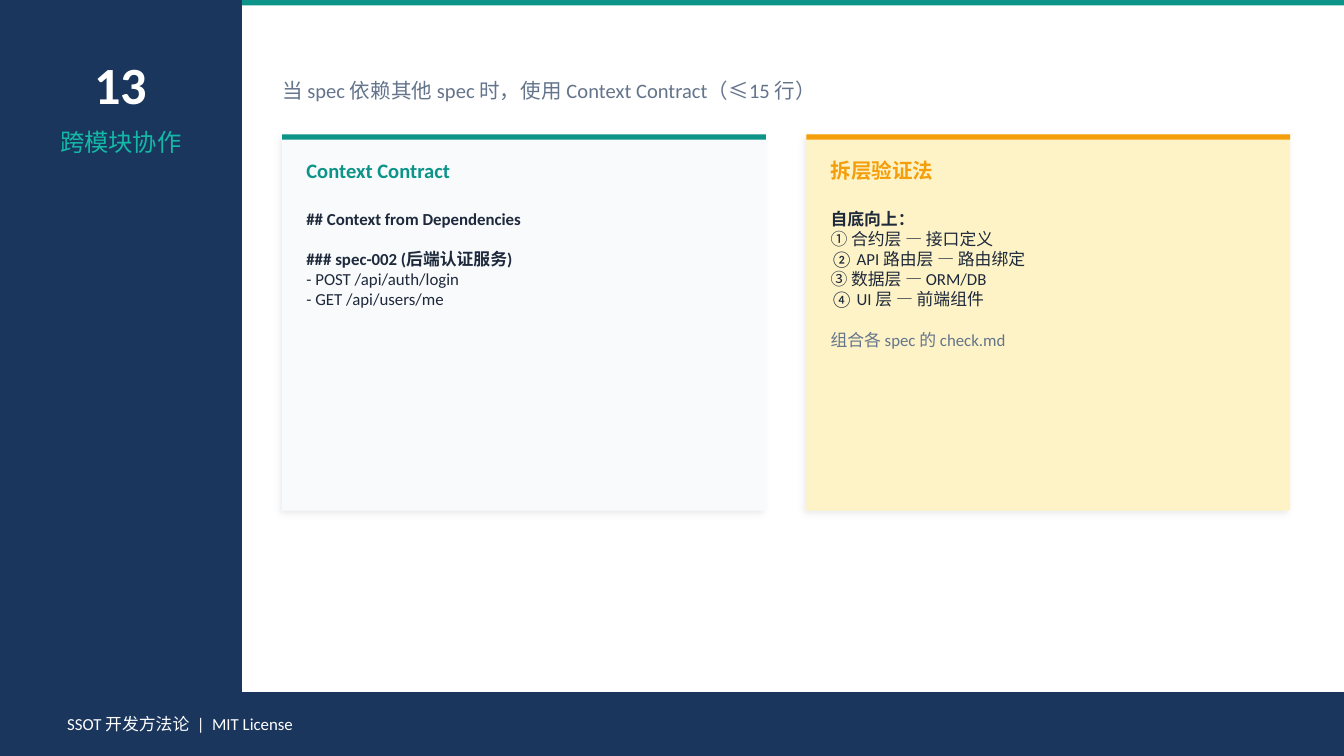
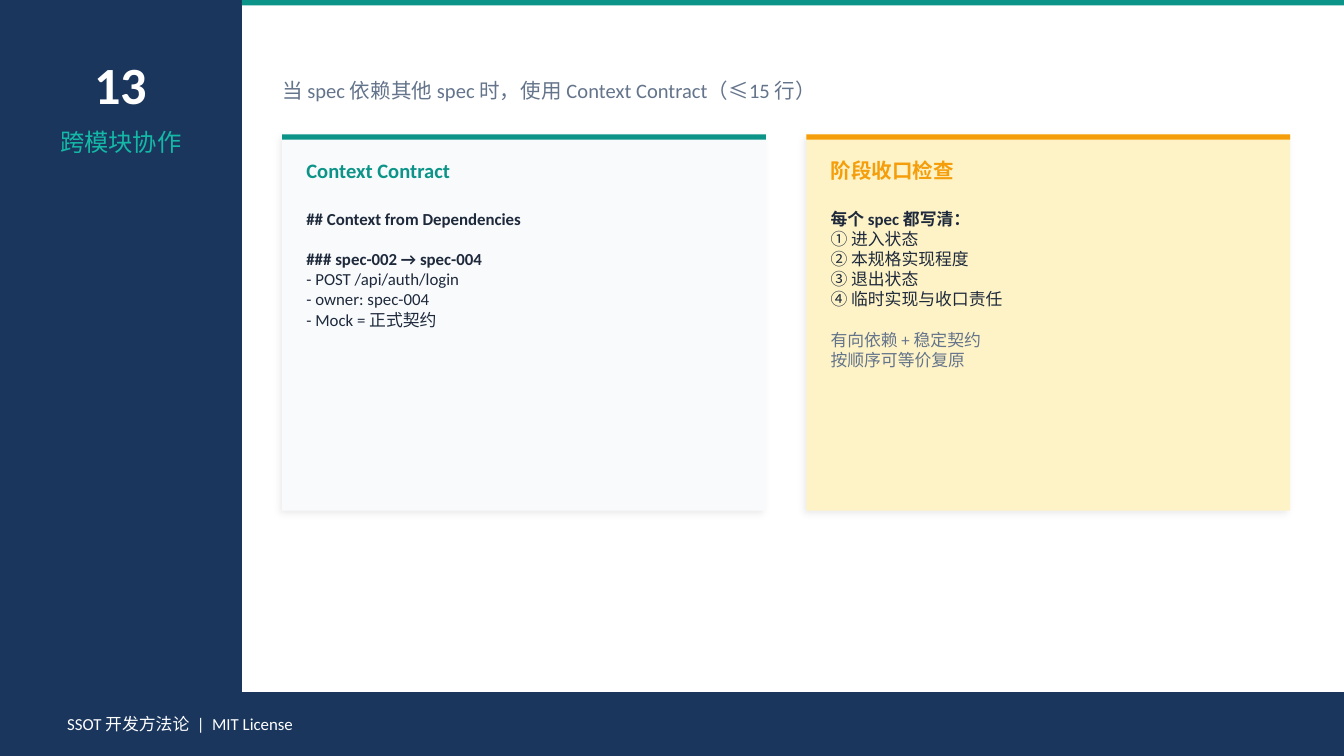
Before and after one commit to Toketec/SpecRocket, a slide deck: slide 15 of SSOT-开发方法论-培训.pptx. Drawn at 1344x756 pixels with LibreOffice and Linux fonts; fonts in the diff are those of the drawing. Boxes give left, top, right and bottom in pixels: in the first picture for what was removed or moved away, otherwise in the second. Text is boxed around its words. In the diff, an @@ line names an element or a change of style, - is before the commit and + after.

Commit message:
feat: evolve architecture and spec lifecycle

```diff
--- a/SSOT-开发方法论-培训.pptx
+++ b/SSOT-开发方法论-培训.pptx
@@ text at [831, 160, 954, 180]: text changed @@
-拆层验证法
+阶段收口检查
@@ text at [831, 210, 1002, 368]: text changed @@
-自底向上：
-① 合约层 — 接口定义
-② API 路由层 — 路由绑定
-③ 数据层 — ORM/DB
-④ UI 层 — 前端组件
-组合各 spec 的 check.md
+每个 spec 都写清：
+① 进入状态
+② 本规格实现程度
+③ 退出状态
+④ 临时实现与收口责任
+有向依赖 + 稳定契约
+按顺序可等价复原
@@ text at [335, 254, 482, 268]: text changed @@
-### spec-002 (后端认证服务)
+### spec-002 → spec-004
@@ text at [315, 294, 436, 328]: text changed @@
-- GET /api/users/me
+- owner: spec-004
+- Mock = 正式契约
```
Also in this commit, not shown: 6 other slides changed, 25 other files.
